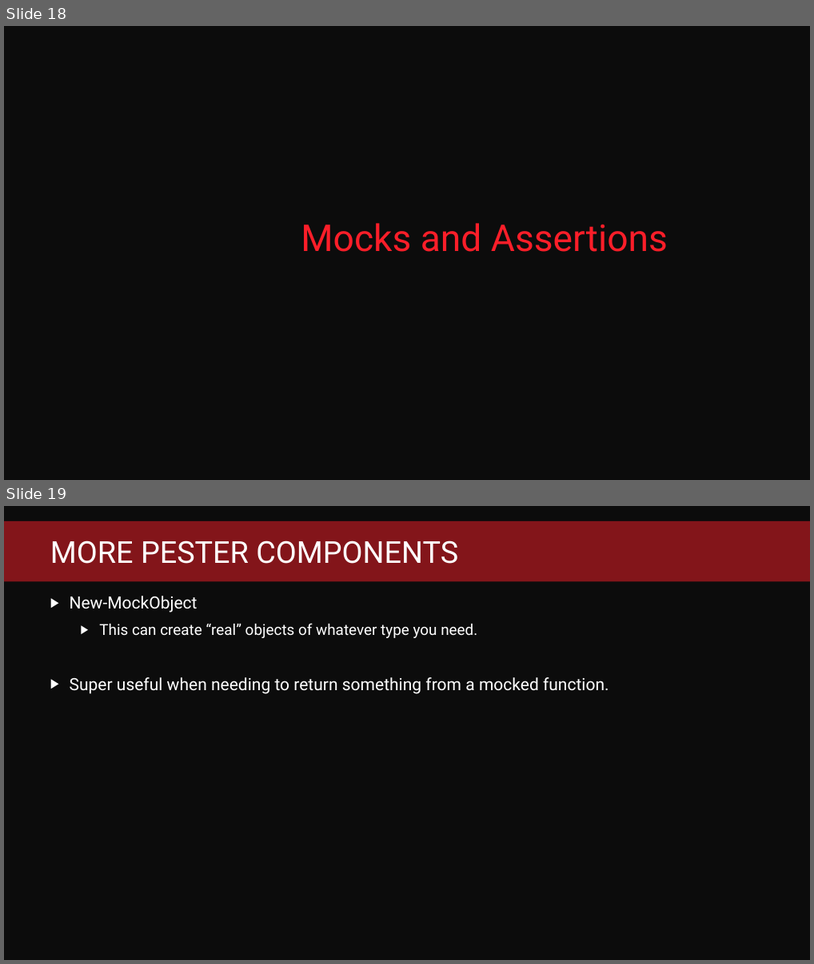
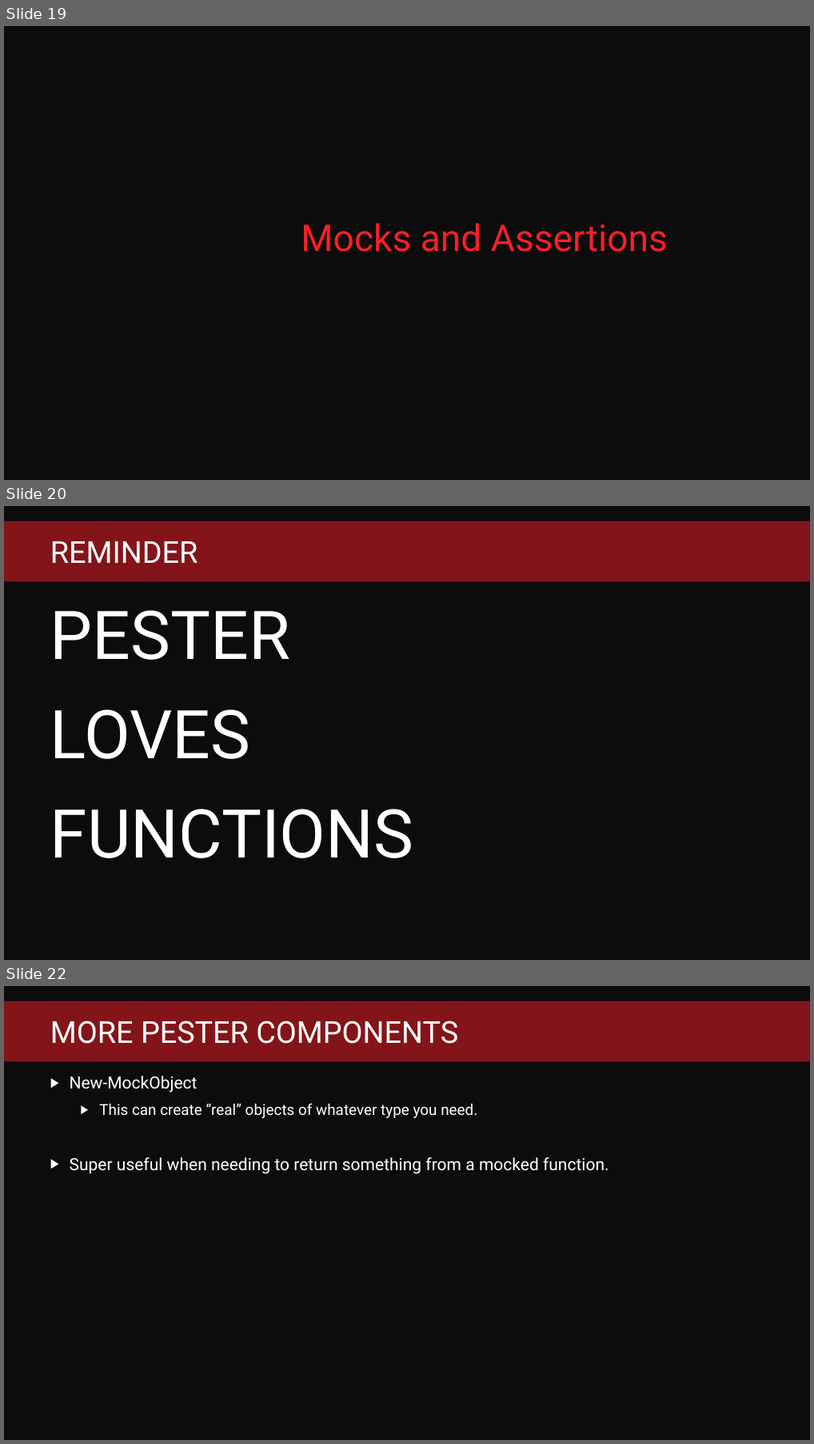
Before and after one commit to fredbainbridge/mmsPester, a slide deck: Pester Practically Perfect PowerShell.pptx. Shown one above the other, each under a label of ours: slides 18 and 19 before the commit, slides 19, 20 and 22 after it; the slides between them are not shown. The pictures are 814x964 and 814x1444 pixels, drawn with LibreOffice and Linux fonts; fonts in the diff are those of the drawing; background and template pictures are left out. Boxes give left, top, right and bottom in pixels: in the first picture for what was removed or moved away, otherwise in the second. Text is boxed around its words. In the diff, an @@ line names an element or a change of style, - is before the commit and + after.

```diff
--- a/Pester Practically Perfect PowerShell.pptx
+++ b/Pester Practically Perfect PowerShell.pptx
@@ slide 20 added at (4,506,810,960), background #0C0C0C; not listed: 1 template element that a slide beside it also shows @@
@@ title added at (50,541,198,563), 36 pt, text #FFFFFF @@
+REMINDER
@@ text added at (50,610,414,858), 80 pt, text #FFFFFF @@
+PESTER
+LOVES
+FUNCTIONS
@@ what was slide 18 is now slide 19 @@
@@ what was slide 19 is now slide 22 @@
```
Also in this commit, not shown: 2 other slides added, 30 other files.
